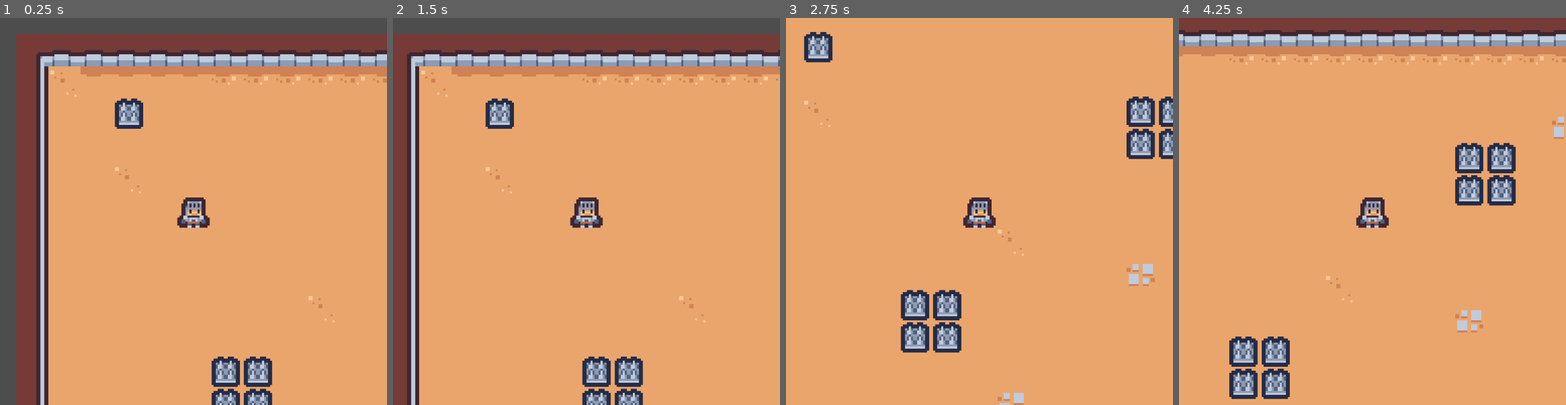
Above: before the commit, frames 1-4 (left to right).
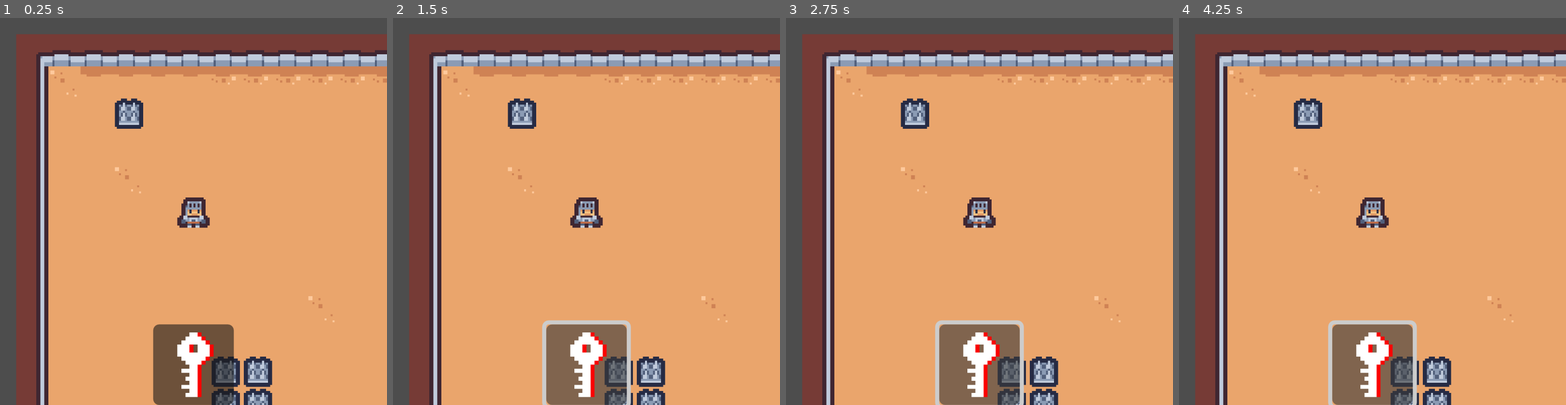
Above: after the commit, the same moments.

Repository: PedroSimoes24/minigamejam-refresh
Game: Godot game, scene res://Scenes/testes.tscn
Same seed, same stepped clock (60 frames per second), same inputs: the game is played once before the commit and once after it.
Inputs (mouse positions are in pixels of both pictures, inside the frame that each line leads up to):
- Up to frame 1 (0.25 s): no input
- Up to frame 2 (1.5 s): click (586, 366) at 0.52 s; tap Enter at 1.25 s; hold D (right) from 1.28 s (still down)
- Up to frame 3 (2.75 s): release D (right) at 2.03 s; hold S (down) from 2.03 s (still down)
- Up to frame 4 (4.25 s): release S (down) at 2.78 s; hold D (right) 2.78-3.53 s; hold W (up) from 3.53 s (still down)

The runs differ from the first frame. In frame 1, 4.3% of the frame differs, in the area x 39-61%, y 79-100%; in frame 2, 21%; in frame 3, 35%; in frame 4, 37%, in the area x 0-100%, y 0-100%.
Error after the commit: Parse Error: Invalid operands "Texture2D" and "String" for "==" operator. (res://Scripts/player.gd:51)

Commit message:
resources???

Diff:
--- /dev/null
+++ b/Prefabs/hotbar.tscn
@@ -0,0 +1,22 @@
+[gd_scene load_steps=3 format=3 uid="uid://cw5ko6gdo1c2y"]
+
+[ext_resource type="PackedScene" uid="uid://bxcrkcrmkk1qd" path="res://Prefabs/slot.tscn" id="1_wtqgt"]
+[ext_resource type="Resource" uid="uid://xl5xn1wb8khm" path="res://Resources/key.tres" id="2_7ajij"]
+
+[node name="UI" type="CanvasLayer"]
+
+[node name="Hotbar" type="HBoxContainer" parent="."]
+anchors_preset = 7
+anchor_left = 0.5
+anchor_top = 1.0
+anchor_right = 0.5
+anchor_bottom = 1.0
+offset_left = -20.0
+offset_top = -40.0
+offset_right = 20.0
+grow_horizontal = 2
+grow_vertical = 0
+
+[node name="Slot" parent="Hotbar" instance=ExtResource("1_wtqgt")]
+layout_mode = 2
+item = ExtResource("2_7ajij")
--- /dev/null
+++ b/Prefabs/slot.tscn
@@ -0,0 +1,12 @@
+[gd_scene load_steps=2 format=3 uid="uid://bxcrkcrmkk1qd"]
+
+[ext_resource type="Script" uid="uid://dyflxgk3crt85" path="res://Scripts/slot.gd" id="1_43c6m"]
+
+[node name="Slot" type="Button"]
+custom_minimum_size = Vector2(40, 40)
+offset_right = 8.0
+offset_bottom = 8.0
+focus_mode = 1
+icon_alignment = 1
+expand_icon = true
+script = ExtResource("1_43c6m")
--- /dev/null
+++ b/Resources/key.tres
@@ -0,0 +1,11 @@
+[gd_resource type="Resource" script_class="Item" load_steps=3 format=3 uid="uid://xl5xn1wb8khm"]
+
+[ext_resource type="Texture2D" uid="uid://dj3qhrjj8qy6s" path="res://Assets/key.png" id="1_rheyv"]
+[ext_resource type="Script" uid="uid://dkn0kyp4vf4nw" path="res://Scripts/Item.gd" id="2_us8e1"]
+
+[resource]
+script = ExtResource("2_us8e1")
+icon = ExtResource("1_rheyv")
+name = "Key"
+description = "Opens Doors"
+metadata/_custom_type_script = "uid://dkn0kyp4vf4nw"
--- a/Scenes/testes.tscn
+++ b/Scenes/testes.tscn
@@ -1,7 +1,8 @@
-[gd_scene load_steps=5 format=4 uid="uid://ddokfirlut2ka"]
+[gd_scene load_steps=6 format=4 uid="uid://ddokfirlut2ka"]
 
 [ext_resource type="Texture2D" uid="uid://b8orlwn8drhmw" path="res://Assets/tilemap_packed.png" id="1_r0556"]
 [ext_resource type="PackedScene" uid="uid://7xuvdv7audf3" path="res://Prefabs/player.tscn" id="2_r0556"]
+[ext_resource type="PackedScene" uid="uid://cw5ko6gdo1c2y" path="res://Prefabs/hotbar.tscn" id="3_rwpdq"]
 
 [sub_resource type="TileSetAtlasSource" id="TileSetAtlasSource_hh5uf"]
 texture = ExtResource("1_r0556")
@@ -170,3 +171,5 @@
 
 [node name="Player" parent="." instance=ExtResource("2_r0556")]
 position = Vector2(24, 40)
+
+[node name="UI" parent="." instance=ExtResource("3_rwpdq")]
--- /dev/null
+++ b/Scripts/Item.gd
@@ -0,0 +1,6 @@
+extends Resource
+class_name Item
+
+@export var icon: Texture2D
+@export var name: String
+@export var description: String
--- a/Scripts/player.gd
+++ b/Scripts/player.gd
@@ -2,6 +2,7 @@
 
 @onready var tile_map_layer: TileMapLayer = $"../TileMapLayer"
 @onready var sprite_2d: Sprite2D = $Sprite2D
+@onready var slot: Button = $Hotbar/Slot
 
 var is_moving = false
 
@@ -43,12 +44,14 @@
 	# Get custom data layer from the target tile
 	var tile_data: TileData = tile_map_layer.get_cell_tile_data(target_tile)
 	if tile_data != null:
-		if tile_data.get_custom_data("walkable") == false:
-			return
 		if tile_data.get_custom_data("walkable") and tile_data.get_custom_data("fall"):
 			fall()
 		if tile_data.get_custom_data("walkable") and tile_data.get_custom_data("win"):
 			win()
+		if tile_data.get_custom_data("enterable") and slot.icon == "res://Assets/key.png":
+			print("weee")
+		if tile_data.get_custom_data("walkable") == false:
+			return
 
 	# Move player
 	is_moving = true
--- /dev/null
+++ b/Scripts/slot.gd
@@ -0,0 +1,13 @@
+extends Button
+
+@onready var player = get_tree().current_scene.find_child("player")
+
+@export var item : Item = null:
+	set(value):
+		item = value
+		if value != null:
+			icon = value.icon
+		else:
+			icon = null
+
+#func use_item(): <- this function should exist at some point i think
Binary file added: Assets/key.png
Not shown, added: Assets/key.png.import
Binary file added: Assets/yelllow_key.png
Not shown, added: Assets/yelllow_key.png.import
Not shown, added: Scripts/Item.gd.uid
Not shown, added: Scripts/slot.gd.uid
